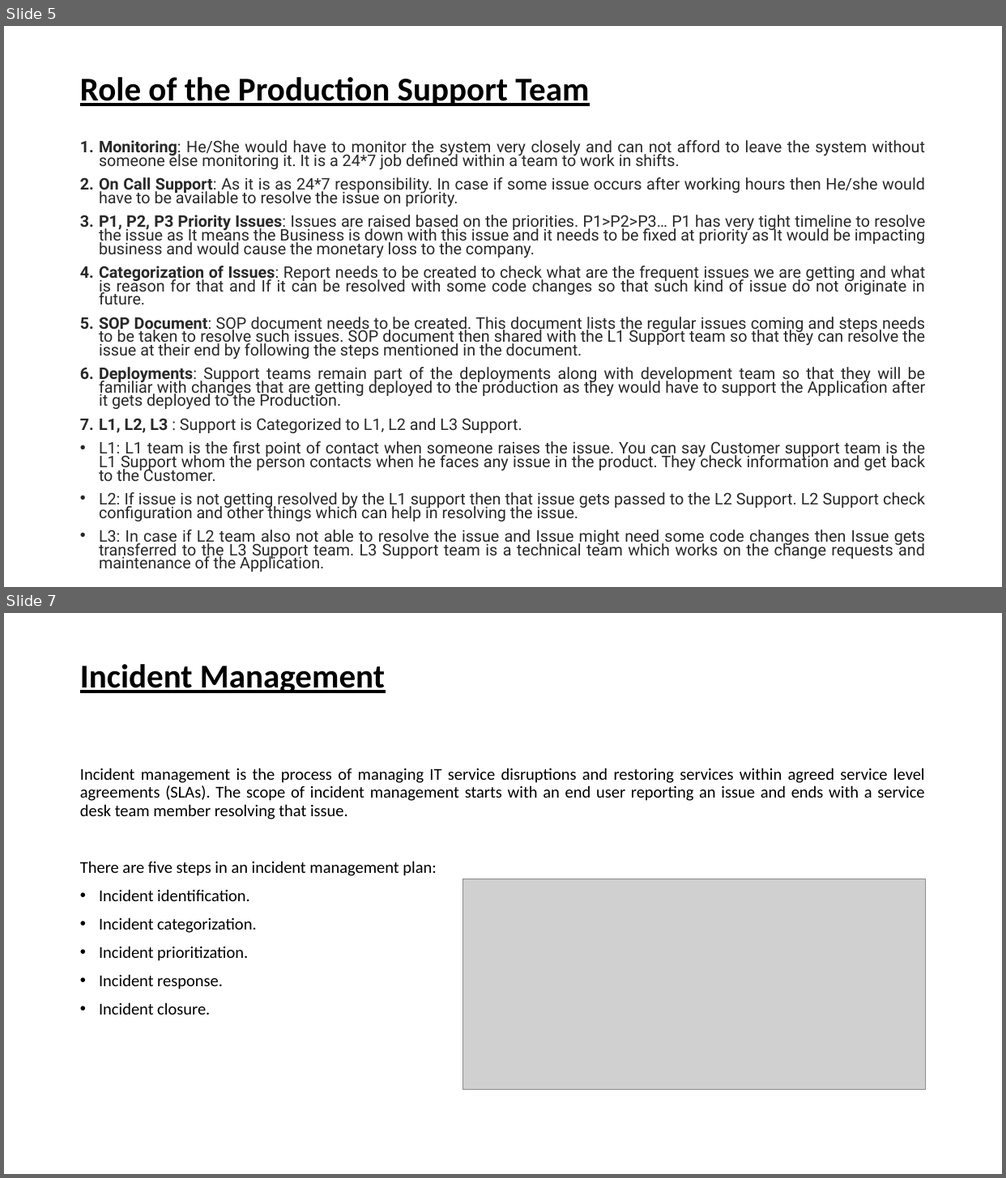
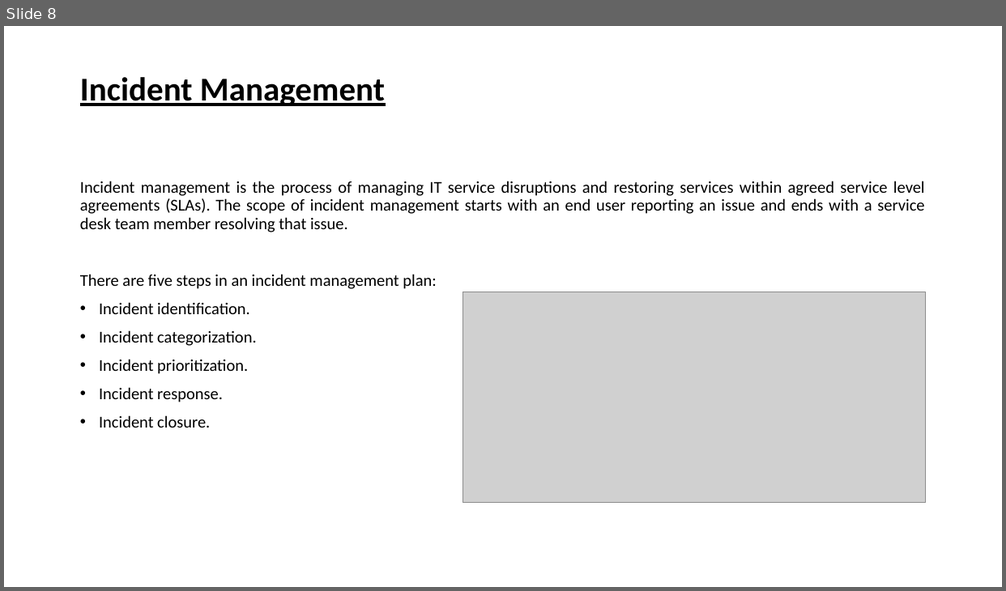
Before and after one commit to spoorthiempowher/Empowher-Curriculum, a slide deck: Prod Support/EmpowHer - Production Support.pptx. Shown one above the other, each under a label of ours: slides 5 and 7 before the commit, slide 8 after it; the slides between them are not shown. The pictures are 1006x1178 and 1006x591 pixels, drawn with LibreOffice and Linux fonts; fonts in the diff are those of the drawing; grey boxes stand for pictures. Boxes give left, top, right and bottom in pixels: in the first picture for what was removed or moved away, otherwise in the second. Text is boxed around its words. In the diff, an @@ line names an element or a change of style, - is before the commit and + after.

Commit message:
Adding Prod Support PPT

```diff
--- a/Prod Support/EmpowHer - Production Support.pptx
+++ b/Prod Support/EmpowHer - Production Support.pptx
@@ slide 5 removed at [4,26,1002,587], background #FFFFFF @@
@@ title removed at [80,77,589,106] @@
-Role of the Production Support Team
@@ text removed at [99,140,926,572] @@
-1. Monitoring: He/She would have to monitor the system very closely and can not afford to leave the system without someone else monitoring it. It is a 24*7 job defined within a team to work in shifts.
-2. On Call Support: As it is as 24*7 responsibility. In case if some issue occurs after working hours then He/she would have to be available to resolve the issue on priority.
-3. P1, P2, P3 Priority Issues: Issues are raised based on the priorities. P1>P2>P3… P1 has very tight timeline to resolve the issue as It means the Business is down with this issue and it needs to be fixed at priority as It would be impacting business and would cause the monetary loss to the company.
-4. Categorization of Issues: Report needs to be created to check what are the frequent issues we are getting and what is reason for that and If it can be resolved with some code changes so that such kind of issue do not originate in future.
-5. SOP Document: SOP document needs to be created. This document lists the regular issues coming and steps needs to be taken to resolve such issues. SOP document then shared with the L1 Support team so that they can resolve the issue at their end by following the steps mentioned in the document.
-6. Deployments: Support teams remain part of the deployments along with development team so that they will be familiar with changes that are getting deployed to the production as they would have to support the Application after it gets deployed to the Production.
-7. L1, L2, L3 : Support is Categorized to L1, L2 and L3 Support.
-• L1: L1 team is the first point of contact when someone raises the issue. You can say Customer support team is the L1 Support whom the person contacts when he faces any issue in the product. They check information and get back to the Customer.
-• L2: If issue is not getting resolved by the L1 support then that issue gets passed to the L2 Support. L2 Support check configuration and other things which can help in resolving the issue.
-• L3: In case if L2 team also not able to resolve the issue and Issue might need some code changes then Issue gets transferred to the L3 Support team. L3 Support team is a technical team which works on the change requests and maintenance of the Application.
@@ what was slide 7 is now slide 8 @@
```
Also in this commit, not shown: 3 slides changed, 5 slides added, 3 other slides removed.
